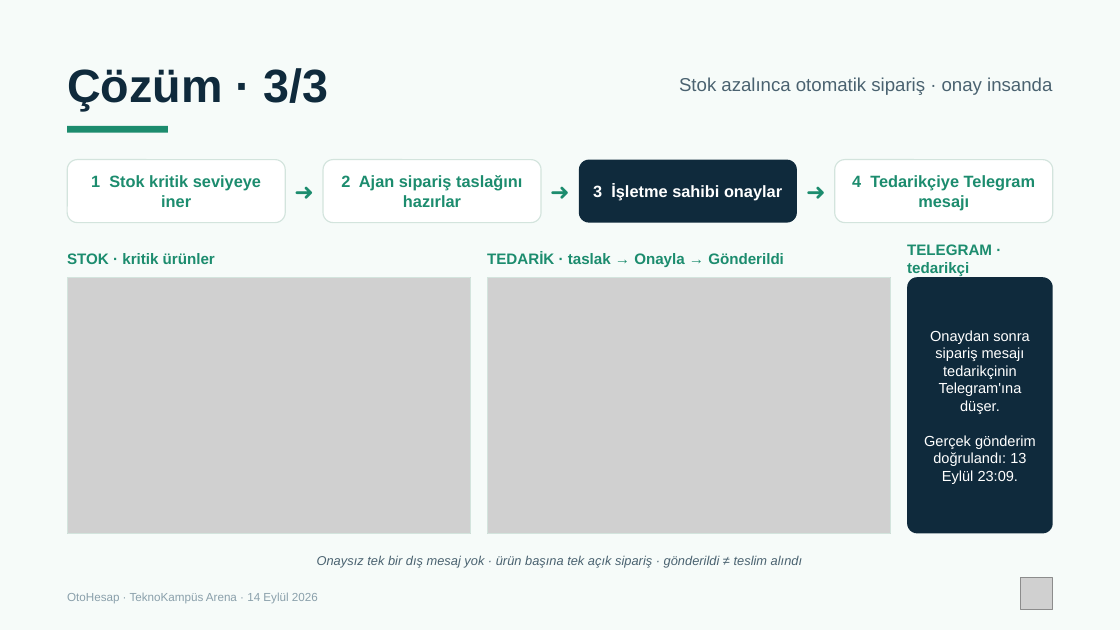
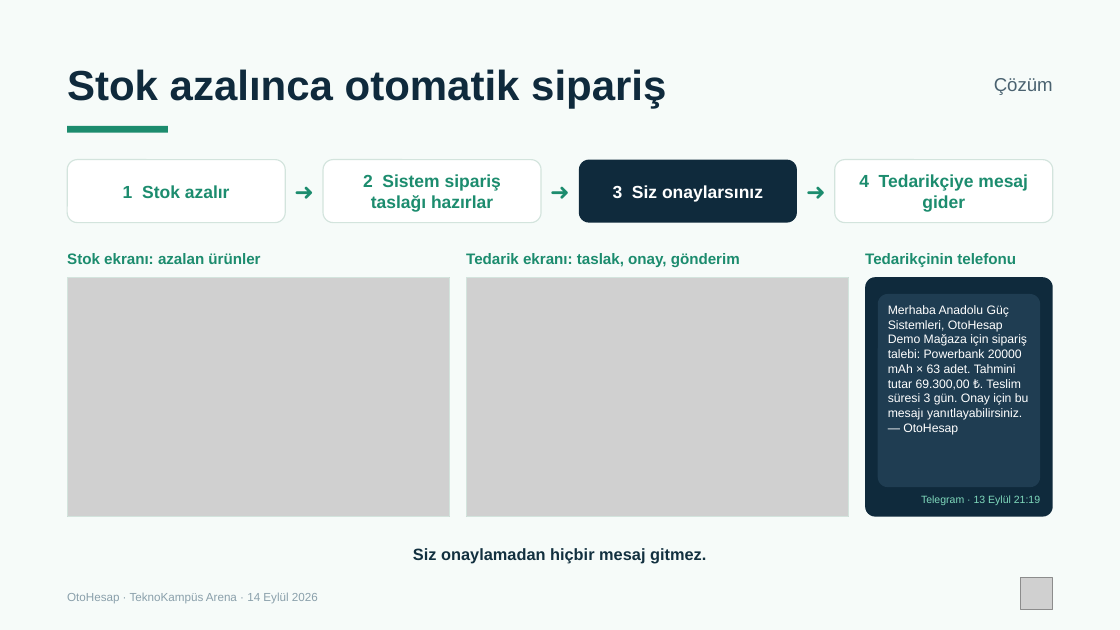
Before and after one commit to Farukes/Oto-Hesap, a slide deck: slide 5 of docs/sunum/OtoHesap-3dk.pptx. Drawn at 1120x630 pixels with LibreOffice and Linux fonts; fonts in the diff are those of the drawing; grey boxes stand for pictures. Boxes give left, top, right and bottom in pixels: in the first picture for what was removed or moved away, otherwise in the second. Text is boxed around its words. In the diff, an @@ line names an element or a change of style, - is before the commit and + after.

```diff
--- a/docs/sunum/OtoHesap-3dk.pptx
+++ b/docs/sunum/OtoHesap-3dk.pptx
@@ text at box(67, 69, 666, 109): text changed; size 16 to 36 pt; text colour #4A6270 to #0F2A3C; bold on @@
-Stok azalınca otomatik sipariş · onay insanda
+Stok azalınca otomatik sipariş
@@ text removed at box(67, 68, 329, 111) @@
-Çözüm · 3/3
@@ text added at box(994, 78, 1053, 95), 16 pt, text #4A6270 @@
+Çözüm
@@ text at box(363, 174, 501, 212): text changed; size 14 to 15 pt @@
-2 Ajan sipariş taslağını hazırlar
+2 Sistem sipariş taslağı hazırlar
@@ text at box(859, 174, 1028, 212): text changed; size 14 to 15 pt @@
-4 Tedarikçiye Telegram mesajı
+4 Tedarikçiye mesaj gider
@@ text at box(123, 185, 230, 198): text changed; size 14 to 15 pt @@
-1 Stok kritik seviyeye iner
+1 Stok azalır
@@ text at box(613, 185, 763, 202): text changed; size 14 to 15 pt @@
-3 İşletme sahibi onaylar
+3 Siz onaylarsınız
@@ text at box(67, 253, 260, 264): text changed @@
-STOK · kritik ürünler
+Stok ekranı: azalan ürünler
@@ text at box(466, 253, 740, 267): text changed @@
-TEDARİK · taslak → Onayla → Gönderildi
+Tedarik ekranı: taslak, onay, gönderim
@@ text at box(865, 253, 1016, 267): text changed @@
-TELEGRAM · tedarikçi
+Tedarikçinin telefonu
@@ picture: place and size @@
-picture at box(67, 277, 471, 534)
+picture at box(67, 277, 450, 517)
@@ rectangle: place and size @@
-rectangle at box(67, 277, 471, 534)
+rectangle at box(67, 277, 450, 517)
@@ picture: place and size @@
-picture at box(487, 277, 891, 534)
+picture at box(466, 277, 849, 517)
@@ rectangle: place and size @@
-rectangle at box(487, 277, 891, 534)
+rectangle at box(466, 277, 849, 517)
@@ rounded rectangle: place and size @@
-rounded rectangle at box(907, 277, 1053, 534)
+rounded rectangle at box(865, 277, 1053, 517)
@@ rounded rectangle at box(865, 277, 1053, 517): proportions changed @@
@@ rounded rectangle added at box(878, 294, 1040, 487), fill #1F3D52 @@
@@ text at box(888, 305, 1029, 435): text changed; size 11 to 10.5 pt; text colour #4A6270 to #FFFFFF; italic off @@
-Onaysız tek bir dış mesaj yok · ürün başına tek açık sipariş · gönderildi ≠ teslim alındı
+Merhaba Anadolu Güç Sistemleri, OtoHesap Demo Mağaza için sipariş talebi: Powerbank 20000 mAh × 63 adet. Tahmini tutar 69.300,00 ₺. Teslim süresi 3 gün. Onay için bu mesajı yanıtlayabilirsiniz. — OtoHesap
@@ text "Merhaba Anadolu Güç Sistemleri, OtoHesap ..." at box(888, 305, 1029, 435): vertical alignment middle to top @@
@@ text removed at box(924, 330, 1036, 484) @@
-Onaydan sonra sipariş mesajı tedarikçinin Telegram'ına düşer.
-Gerçek gönderim doğrulandı: 13 Eylül 23:09.
@@ text added at box(921, 495, 1040, 505), 9 pt, text #7FD9BC @@
+Telegram · 13 Eylül 21:19
@@ text added at box(413, 548, 706, 564), 14 pt, text #12303F, bold @@
+Siz onaylamadan hiçbir mesaj gitmez.
```
Also in this commit, not shown: 5 other slides changed, 3 other files.
